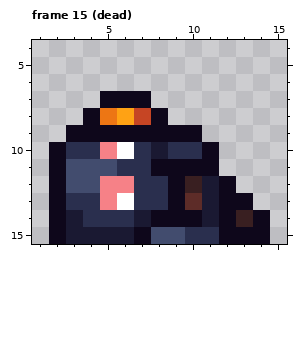
File history of a pixel-art file, BurningKnight/Content/Animations/shopkeeper.ase. The picture above is the old version.
16x16 pixels, 15 frames. Shown: frame 15 (dead): x 1..15, y 4..15.
Now the later version:
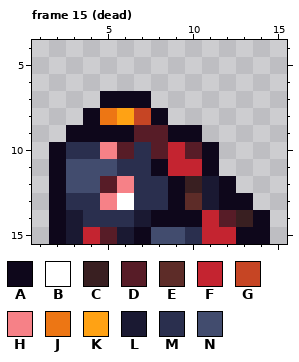
Palette (. is transparent): A #0e071b  B #ffffff  C #391f21  D #571c27  E #5d2c28  F #c42430  G #c64524  H #f68187  J #ed7614  K #ffa214  L #1a1932  M #2a2f4e  N #424c6e
Change:
Frame 15 (dead):
y 9: x 7..8 AA -> DD
y 10: x 6 B -> D; x 8..10 LMM -> DFD
y 11: x 9..10 AA -> FF
y 12: x 5 H -> D
y 14: x 11..12 LA -> FD
y 15: x 4..5 LL -> FD; x 11..12 MA -> FF
Where, in picture pixels (left, top, right, bottom), the same in both pictures:
changed: (83, 125, 236, 244)
